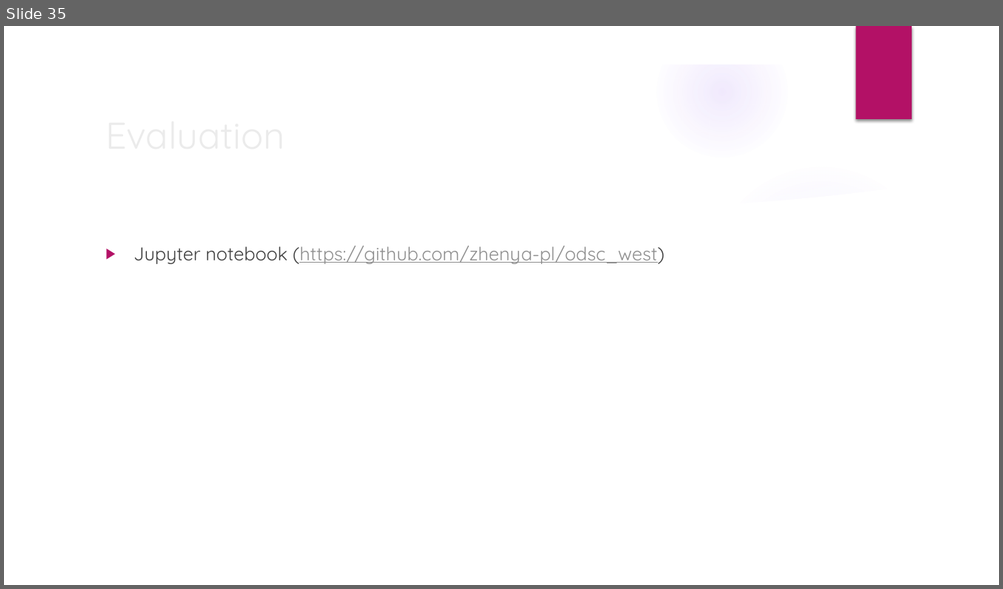
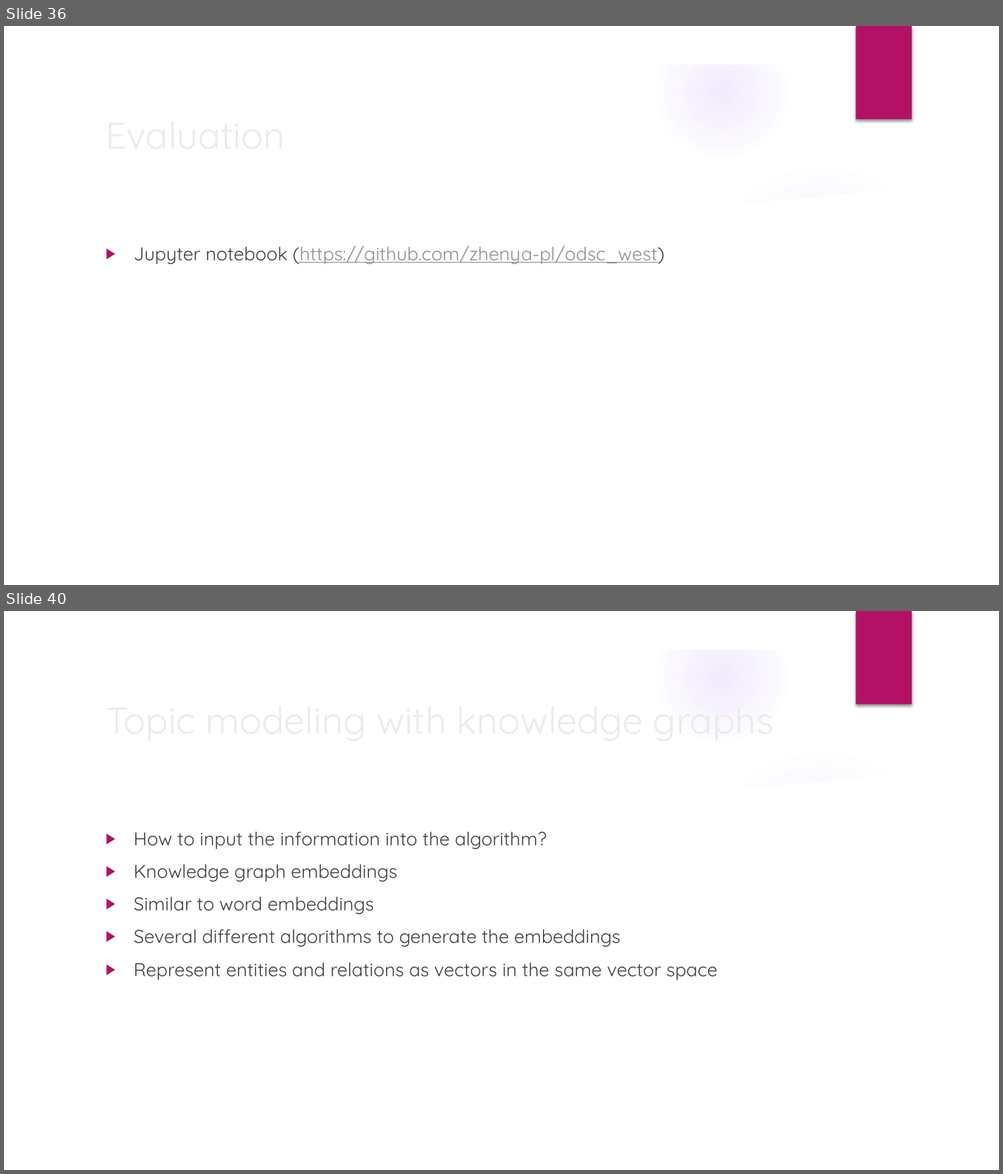
Before and after one commit to zhenya-pl/odsc_west, a slide deck: Introduction to NLP and topic modeling.pptx. Shown one above the other, each under a label of ours: slide 35 before the commit, slides 36 and 40 after it; the slides between them are not shown. The pictures are 1003x589 and 1003x1174 pixels, drawn with LibreOffice and Linux fonts; fonts in the diff are those of the drawing; background and template pictures are left out. Boxes give left, top, right and bottom in pixels: in the first picture for what was removed or moved away, otherwise in the second. Text is boxed around its words. In the diff, an @@ line names an element or a change of style, - is before the commit and + after.

```diff
--- a/Introduction to NLP and topic modeling.pptx
+++ b/Introduction to NLP and topic modeling.pptx
@@ slide 40 added at (4, 611, 999, 1170), background picture (left out); not listed: 9 template elements that a slide beside it also shows @@
@@ text added at (134, 832, 717, 980), 18 pt, text #404040 @@
+▶ How to input the information into the algorithm?
+▶ Knowledge graph embeddings
+▶ Similar to word embeddings
+▶ Several different algorithms to generate the embeddings
+▶ Represent entities and relations as vectors in the same vector space
@@ title added at (134, 864, 229, 882), 36 pt, text #EBEBEB @@
+Topic modeling with knowledge graphs
@@ what was slide 35 is now slide 36 @@
```
Also in this commit, not shown: 3 slides changed, 5 other slides added.
